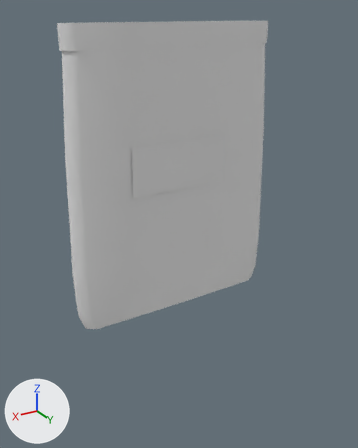
One commit to the Blender file src/boxloader_hesco_flat.blend: the scene before it, then after it.
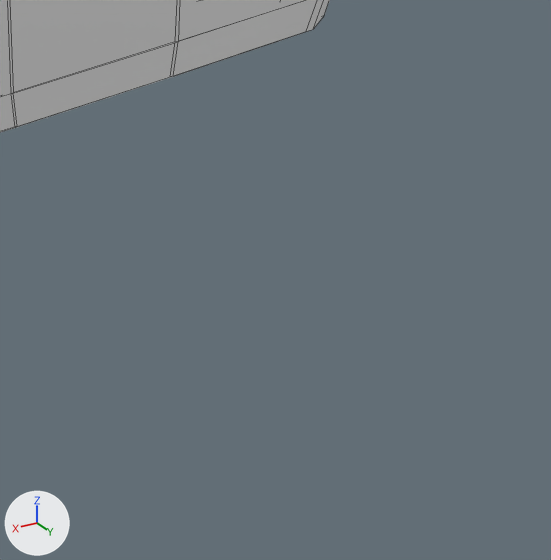
The first picture shows the older version from a 50 mm camera at (1.3, 2.21, 1.59) aimed at (0.07, 0.16, 0.56). The close-ups show both versions on the part from 42% to 90% of the width and 61% to 100% of the height of that picture. Arrows for +X, +Y and +Z are at lower left; the lights stay in place. The close-ups show mesh edges as thin lines. The same objects are shown in both versions, whatever each file hides.

Names of what the first close-up shows: 'hesco_empty'.
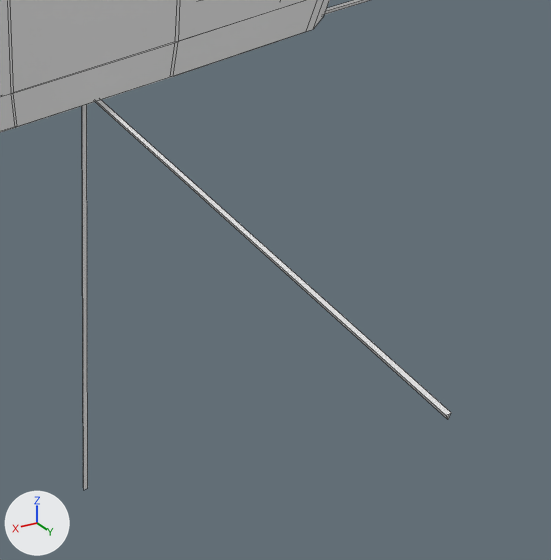
Boxes (x1, y1, x2, y2) around the edits, measured in the close-ups (551 x 560 px):
'hesco_empty', reshaped: before (0, 0, 330, 132); after (0, 0, 451, 489)
part 1 of me_hesco_empty, added: after (82, 0, 451, 489)

The change, as a diff of the scene's bpy script:
```diff
--- a/src/boxloader_hesco_flat.blend.py
+++ b/src/boxloader_hesco_flat.blend.py
@@ mat_chalk_line @@
+mat_chalk_line = diffuse_material('Chalk Line')
+mat_chalk_line.base_color = (0.8, 0.8, 0.8)  # white #e7e7e7
@@ me_hesco_empty @@
 # used by ob_hesco_empty; location = (0.0, 0.0, 0.0)
-me_hesco_empty.from_pydata(...)  # 148 vertices, 145 faces; spans x -0.61..0.61, y -0.06..0.07, z 0.0..1.54
+me_hesco_empty.from_pydata(...)  # 166 vertices, 154 faces; spans x -1.01..0.61, y -0.06..1.0, z -1.0..1.54
+# me_hesco_empty part 1
+# 18 vertices are added at x -1.01..0.0, y -0.01..1.0, z -1.0..0.0
+# 9 new faces join them, mat_chalk_line (white #e7e7e7)
 me_hesco_empty.materials.append(mat_material_001)
+me_hesco_empty.materials.append(mat_chalk_line)  # white #e7e7e7
```
